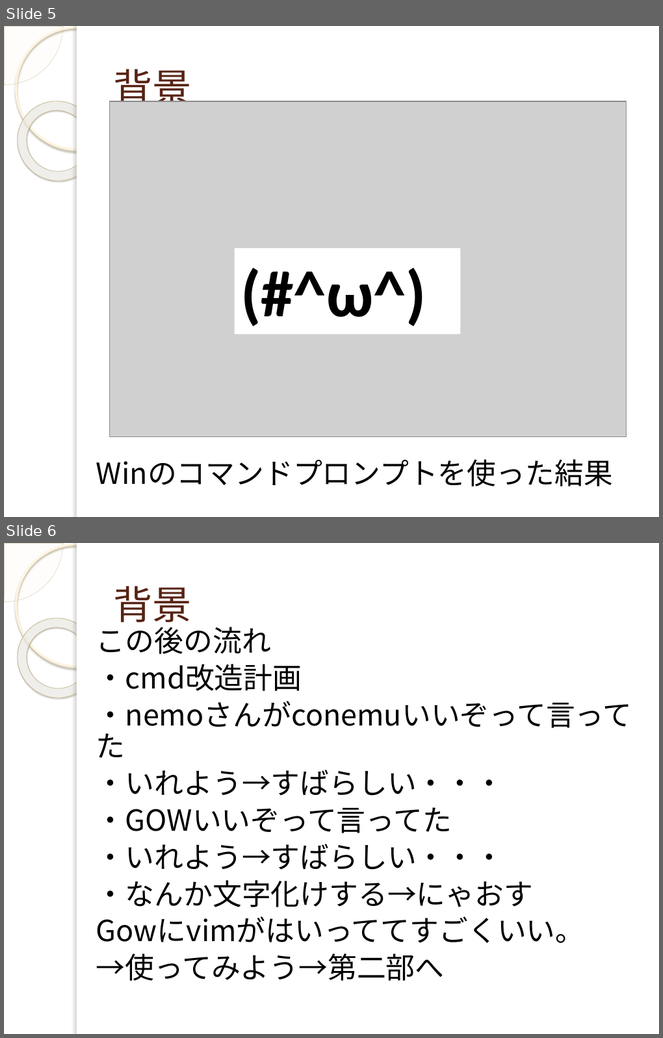
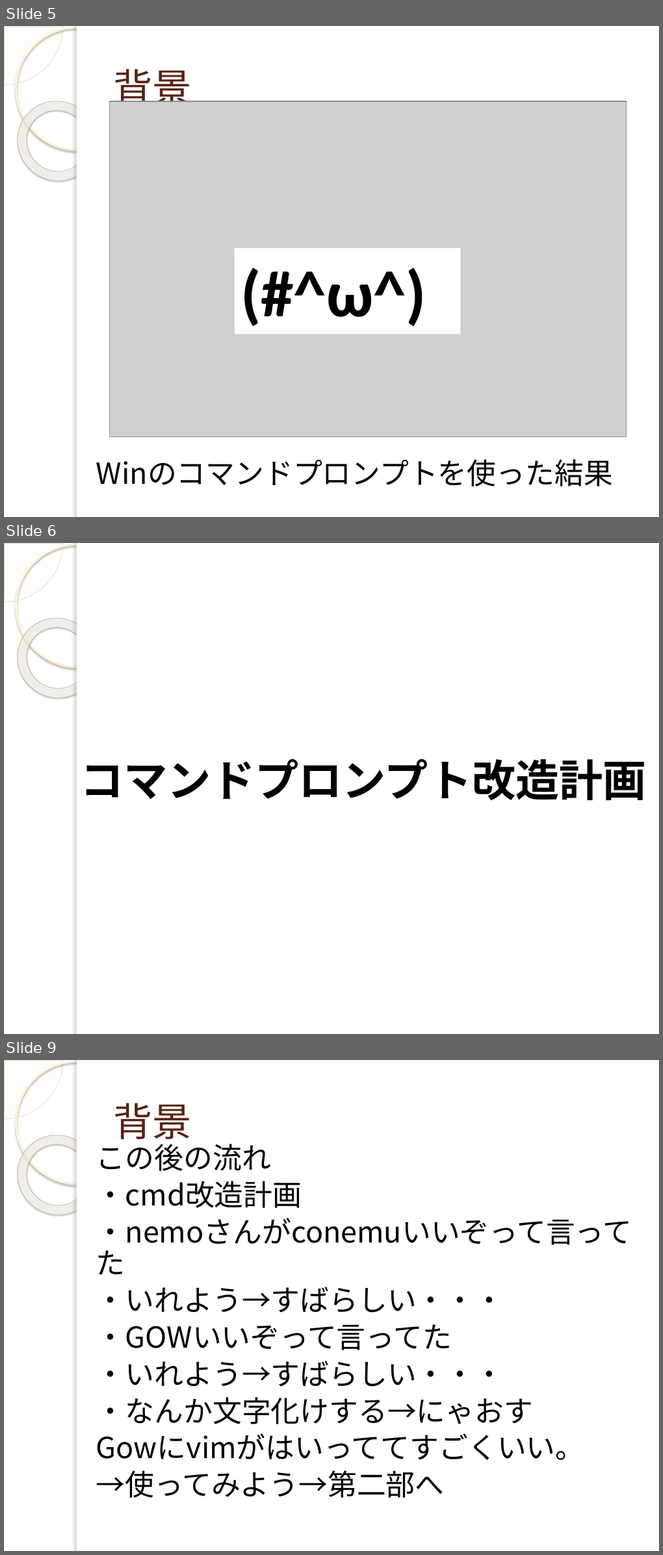
Before and after one commit to yuridonus/FEstudy, a slide deck: vimmer.pptx. Shown one above the other, each under a label of ours: slides 5 and 6 before the commit, slides 5, 6 and 9 after it; the slides between them are not shown. The pictures are 663x1038 and 663x1555 pixels, drawn with LibreOffice and Linux fonts; fonts in the diff are those of the drawing; grey boxes stand for pictures; background and template pictures are left out. Boxes give left, top, right and bottom in pixels: in the first picture for what was removed or moved away, otherwise in the second. Text is boxed around its words. In the diff, an @@ line names an element or a change of style, - is before the commit and + after.

```diff
--- a/vimmer.pptx
+++ b/vimmer.pptx
@@ slide 6 added at [4, 543, 659, 1034], background picture (left out); not listed: 5 template elements that a slide beside it also shows @@
@@ text added at [81, 759, 647, 800], 48 pt, text #000000, bold @@
+コマンドプロンプト改造計画
@@ what was slide 6 is now slide 9 @@
```
Also in this commit, not shown: 1 slide changed, 2 other slides added, 1 slide removed.
